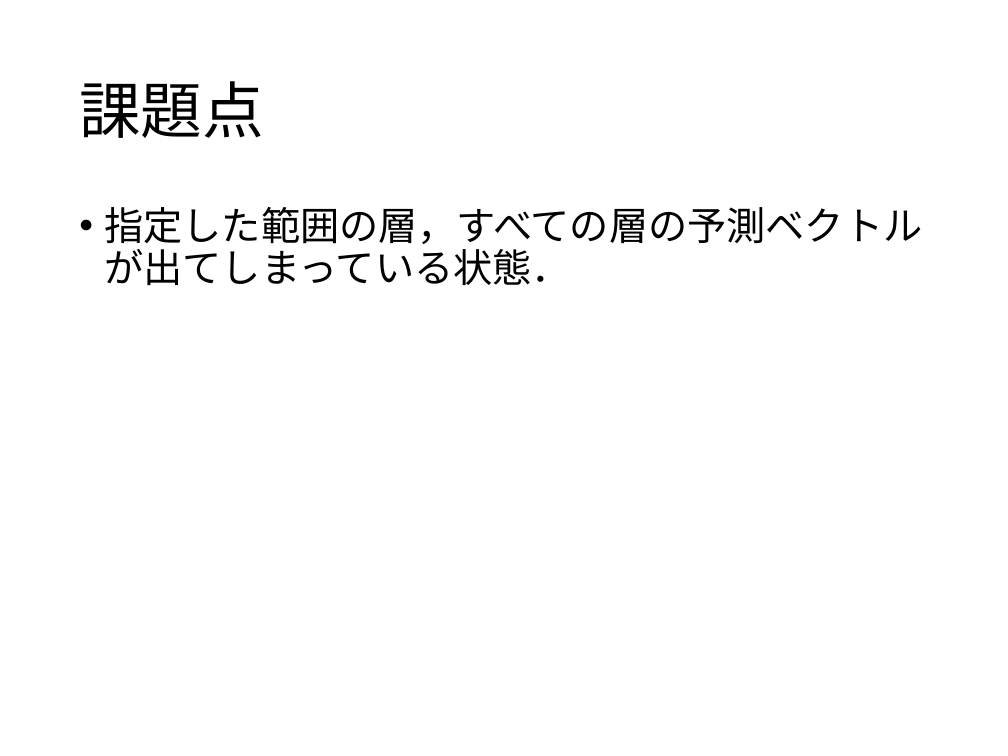
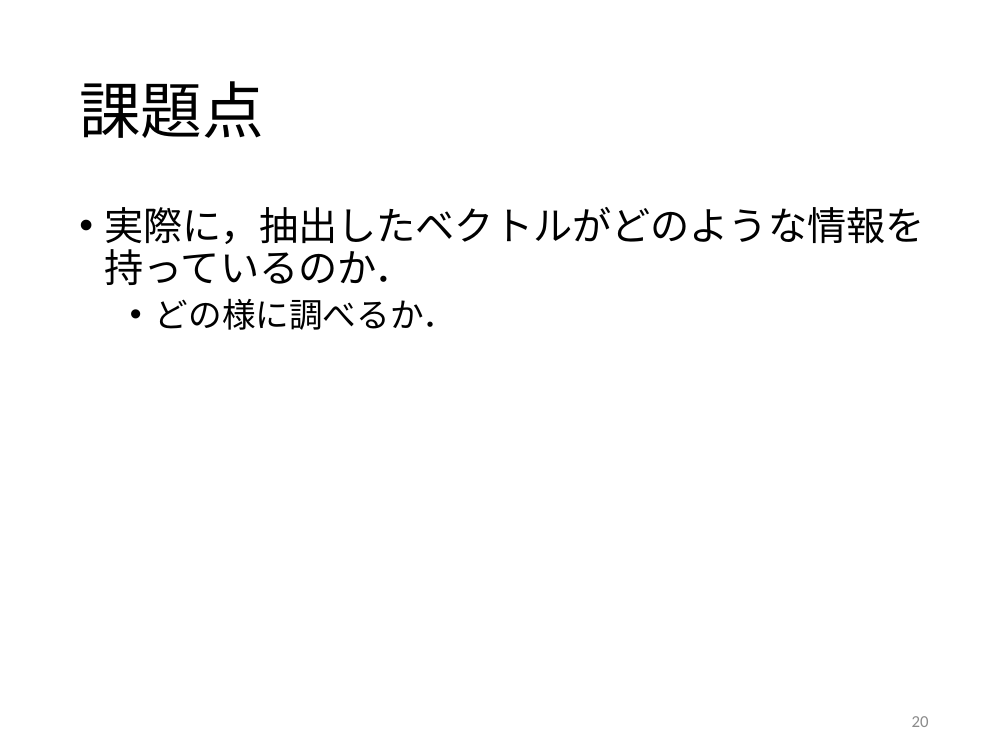
Before and after one commit to kait-takanolab/1821005-yoshioka-thesis, a slide deck: slide 20 of ゼミ発表資料/1821005_1108.pptx (slide 19 before the commit). Drawn at 1008x756 pixels with LibreOffice and Linux fonts; fonts in the diff are those of the drawing. Boxes give left, top, right and bottom in pixels: in the first picture for what was removed or moved away, otherwise in the second. Text is boxed around its words. In the diff, an @@ line names an element or a change of style, - is before the commit and + after.

```diff
--- a/ゼミ発表資料/1821005_1108.pptx
+++ b/ゼミ発表資料/1821005_1108.pptx
@@ text at bbox=[105, 207, 925, 330]: text changed @@
-• 指定した範囲の層，すべての層の予測ベクトルが出てしまっている状態．
+• 実際に，抽出したベクトルがどのような情報を持っているのか．
+  • どの様に調べるか．
@@ page number added at bbox=[912, 716, 929, 727], 12 pt, text #8C8C8C @@
+20
```
Also in this commit, not shown: 14 other slides changed, 1 slide added.
